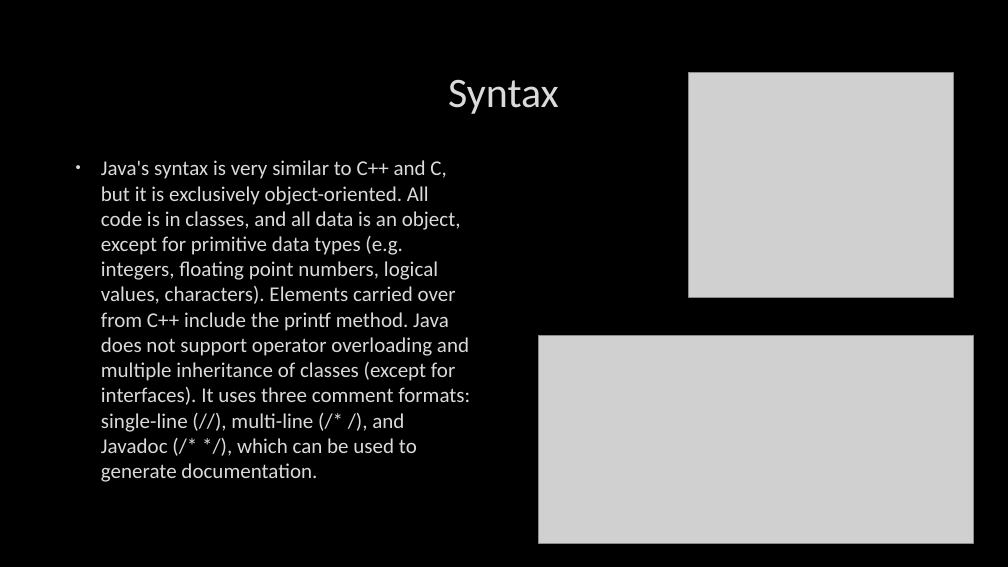
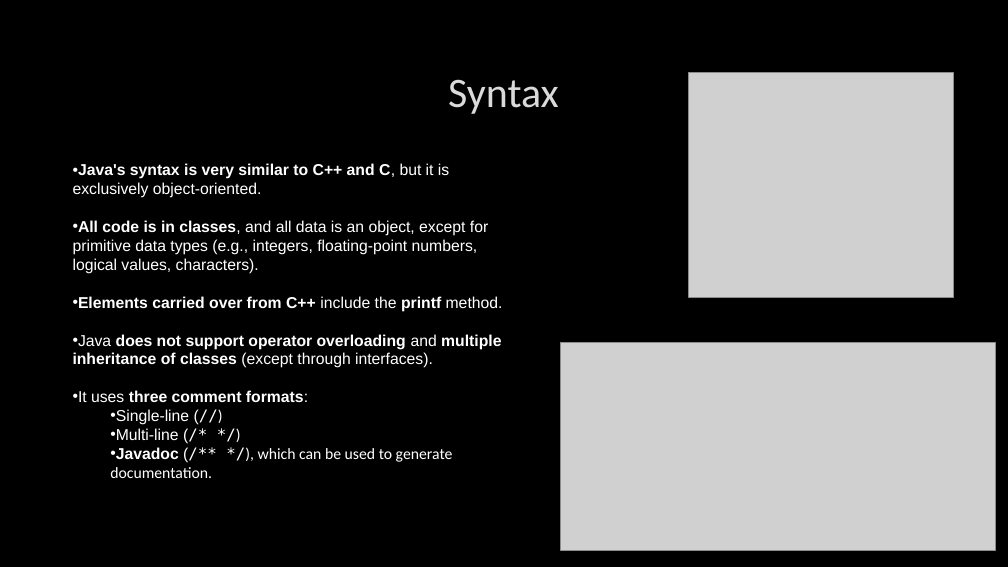
Before and after one commit to HegePapa06/szakmaiangol, a slide deck: slide 7 of James Gosling.pptx. Drawn at 1008x567 pixels with LibreOffice and Linux fonts; fonts in the diff are those of the drawing; grey boxes stand for pictures; background and template pictures are left out. Boxes give left, top, right and bottom in pixels: in the first picture for what was removed or moved away, otherwise in the second. Text is boxed around its words. In the diff, an @@ line names an element or a change of style, - is before the commit and + after.

```diff
--- a/James Gosling.pptx
+++ b/James Gosling.pptx
@@ text "Java's syntax is very similar ..." at (73, 163, 503, 478): vertical alignment top to middle @@
@@ text at (73, 163, 503, 478): text changed; size 20 to 15 pt; font Calibri to Arial; text colour #DADADA to #FFFFFF @@
-• Java's syntax is very similar to C++ and C, but it is exclusively object-oriented. All code is in classes, and all data is an object, except for primitive data types (e.g. integers, floating point numbers, logical values, characters). Elements carried over from C++ include the printf method. Java does not support operator overloading and multiple inheritance of classes (except for interfaces). It uses three comment formats: single-line (//), multi-line (/* /), and Javadoc (/* */), which can be used to generate documentation.
+• Java's syntax is very similar to C++ and C, but it is exclusively object-oriented.
+• All code is in classes, and all data is an object, except for primitive data types (e.g., integers, floating-point numbers, logical values, characters).
+• Elements carried over from C++ include the printf method.
+• Java does not support operator overloading and multiple inheritance of classes (except through interfaces).
+• It uses three comment formats:
+  • Single-line (//)
+  • Multi-line (/* */)
+  • Javadoc (/** */), which can be used to generate documentation.
@@ picture: place and size @@
-picture at (538, 336, 973, 544)
+picture at (561, 343, 996, 551)
```
Also in this commit, not shown: 4 other slides changed, 1 other file.
